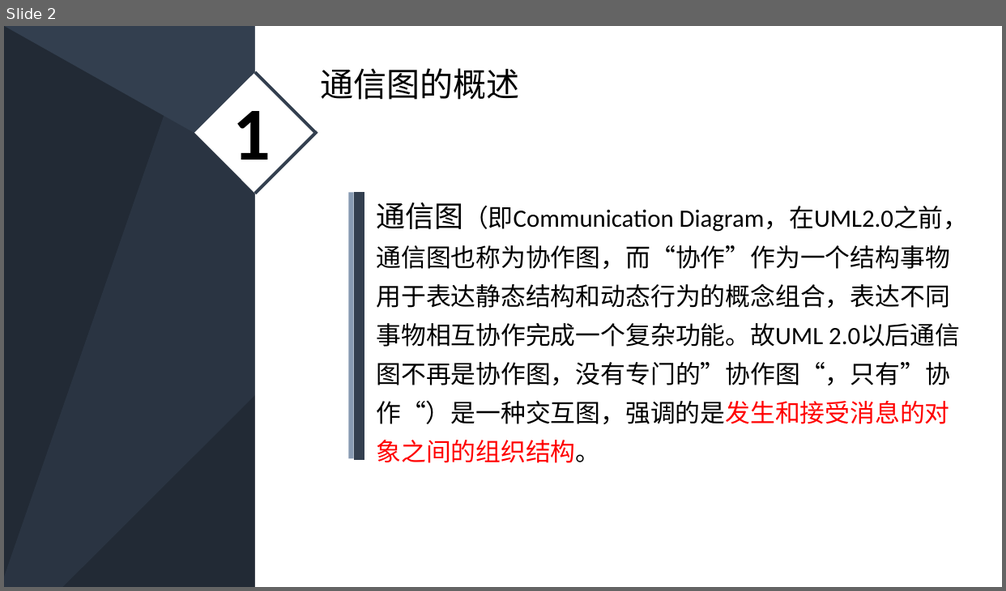
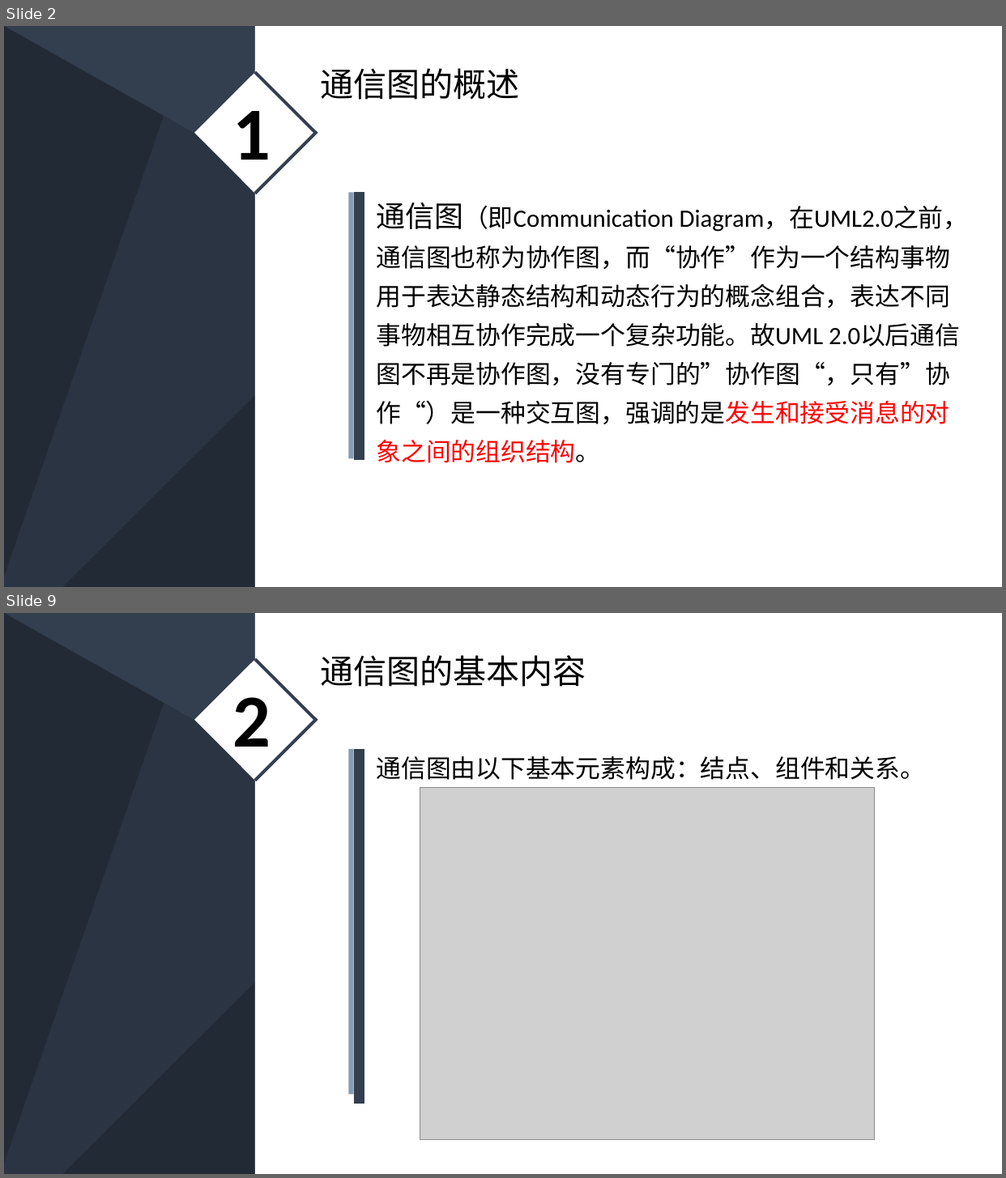
Before and after one commit to PRD2018-G03/PRD2018-G03-SoftwareEngineeringProject, a slide deck: 非受控文档/2_叶柏成/PPT/深蓝低调稳重商务PPT模板.pptx. Shown one above the other, each under a label of ours: slide 2 before the commit, slides 2 and 9 after it; the slides between them are not shown. The pictures are 1006x591 and 1006x1178 pixels, drawn with LibreOffice and Linux fonts; fonts in the diff are those of the drawing; grey boxes stand for pictures. Boxes give left, top, right and bottom in pixels: in the first picture for what was removed or moved away, otherwise in the second. Text is boxed around its words. In the diff, an @@ line names an element or a change of style, - is before the commit and + after.

```diff
--- a/非受控文档/2_叶柏成/PPT/深蓝低调稳重商务PPT模板.pptx
+++ b/非受控文档/2_叶柏成/PPT/深蓝低调稳重商务PPT模板.pptx
@@ slide 9 added at bbox=[4, 613, 1002, 1174], background #333F50; not listed: 3 template elements that a slide beside it also shows @@
@@ rectangle added at bbox=[255, 613, 1002, 1174], fill #FFFFFF @@
@@ rectangle added at bbox=[194, 659, 316, 781], fill #FFFFFF @@
@@ line added from (255, 659) to (315, 720), #333F50 3 pt @@
@@ text added at bbox=[320, 655, 586, 687], 32 pt, text #000000 @@
+通信图的基本内容
@@ text added at bbox=[233, 697, 271, 765], 72 pt, text #000000, bold @@
+2
@@ line added from (317, 718) to (255, 781), #333F50 3 pt @@
@@ line added from (351, 749) to (351, 1094), #8497B0 5 pt @@
@@ line added from (359, 749) to (359, 1104), #333F50 10 pt @@
@@ text added at bbox=[376, 756, 925, 780], 24 pt, text #000000 @@
+通信图由以下基本元素构成：结点、组件和关系。
@@ picture added at bbox=[420, 787, 875, 1140] @@
```
Also in this commit, not shown: 3 slides changed, 5 other slides added, 7 slides removed.
